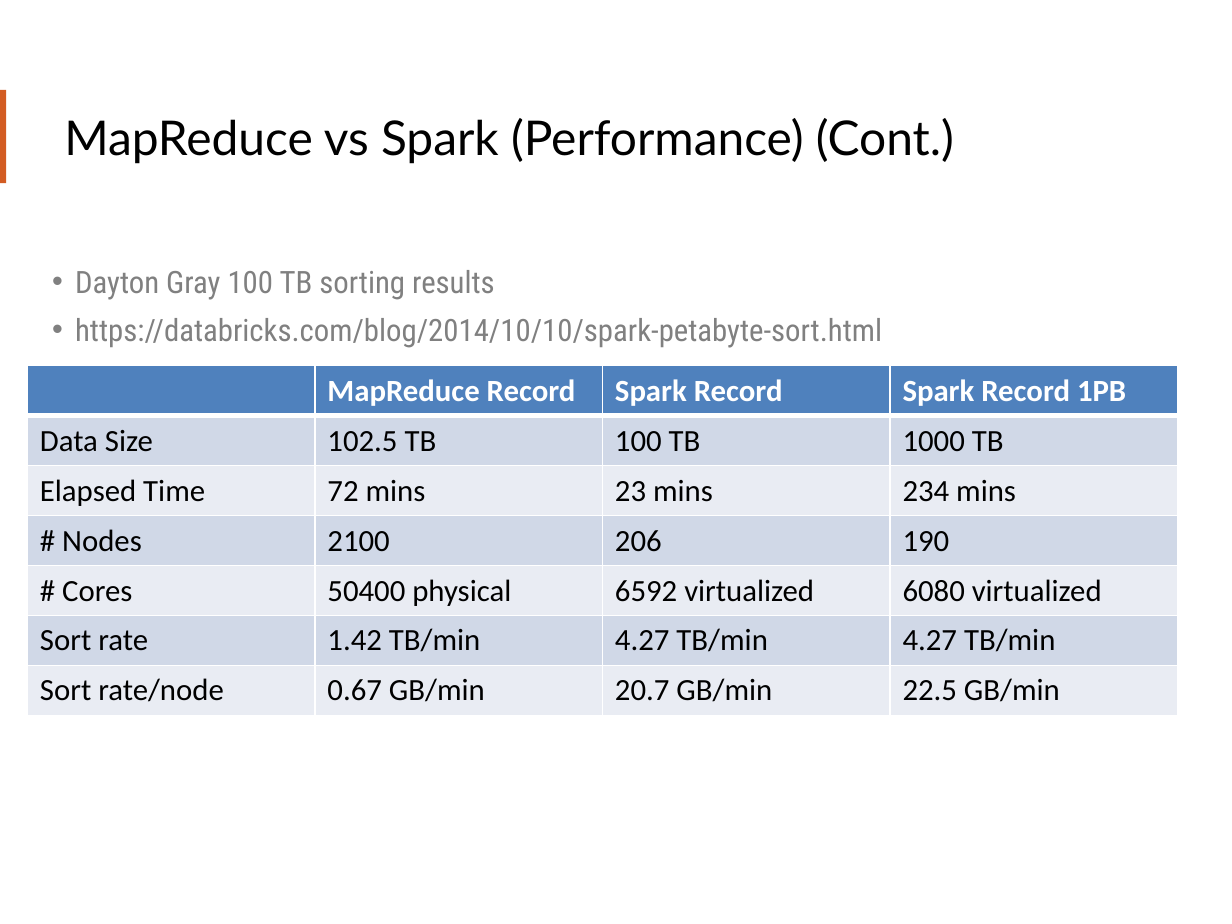
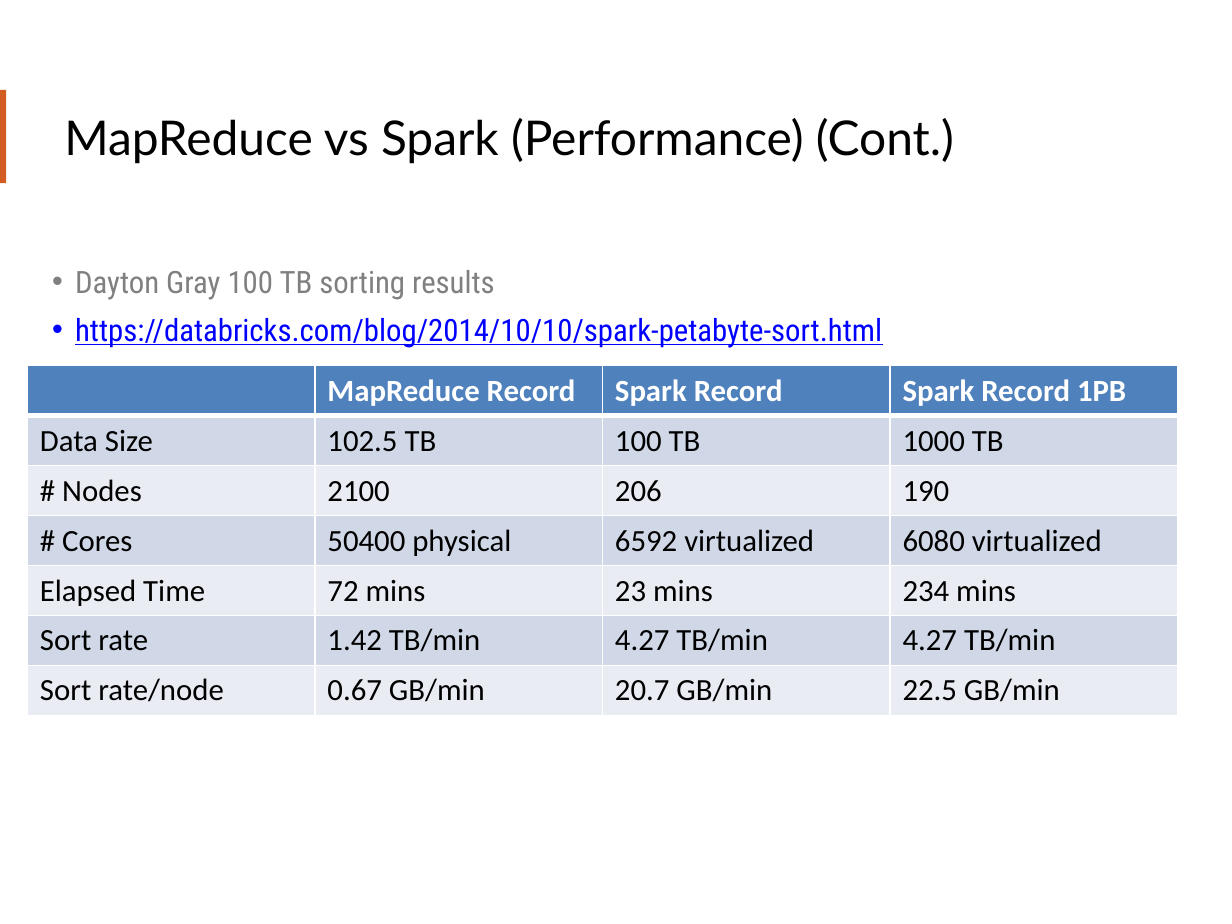
Before and after one commit to teamclairvoyant/intro-to-spark, a slide deck: slide 18 of Intro to Apache Spark Slides.pptx. Drawn at 1232x924 pixels with LibreOffice and Linux fonts; fonts in the diff are those of the drawing. Boxes give left, top, right and bottom in pixels: in the first picture for what was removed or moved away, otherwise in the second. Text is boxed around its words. In the diff, an @@ line names an element or a change of style, - is before the commit and + after.

Commit message:
Updating slides and formatting for exercise documents.

```diff
--- a/Intro to Apache Spark Slides.pptx
+++ b/Intro to Apache Spark Slides.pptx
@@ text at [75, 318, 882, 348]: text colour #808080 to #0000FF, underline on in "https://databricks.com/blog/2014/10/10/spark-petabyte-sort.h ..." @@
@@ table at [27, 366, 1175, 716] @@
-row 3: Elapsed Time | 72 mins | 23 mins | 234 mins
+row 5: Elapsed Time | 72 mins | 23 mins | 234 mins
```
Also in this commit, not shown: 17 other slides changed, 1 slide added, 1 slide removed, 2 other files.
